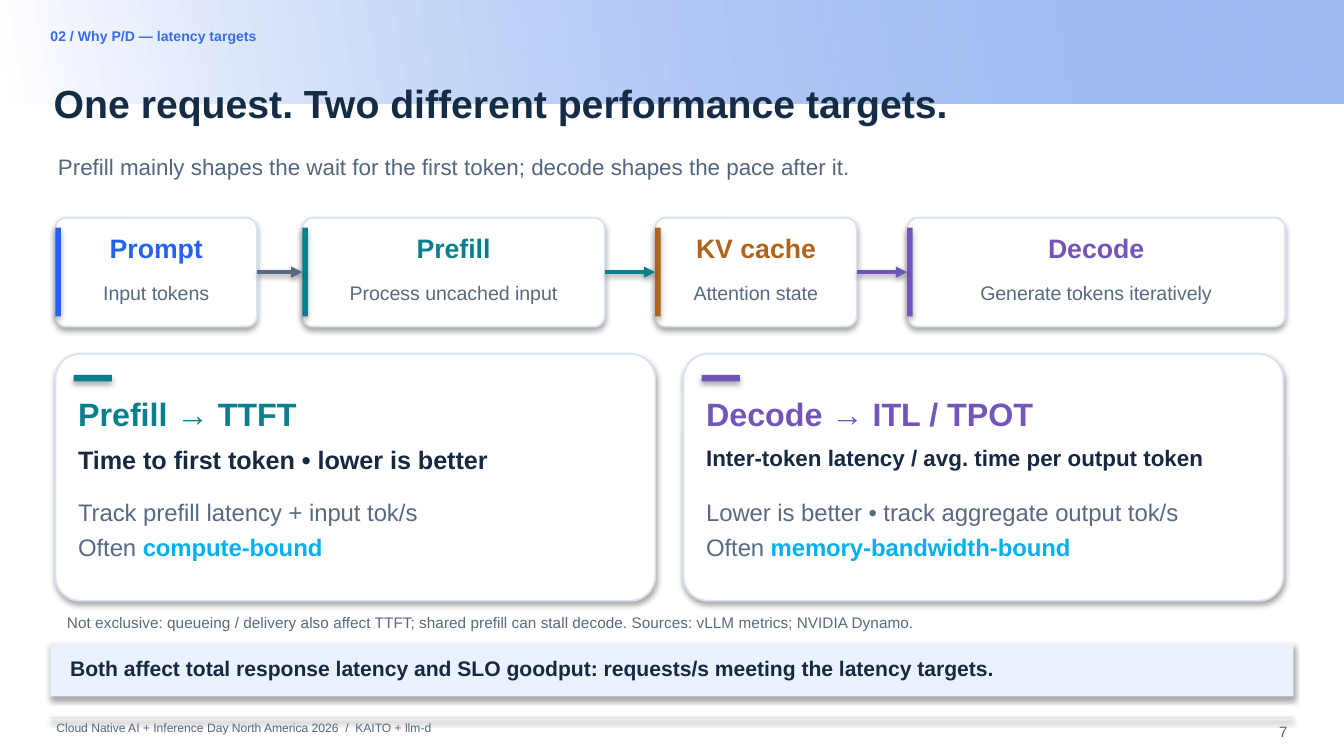
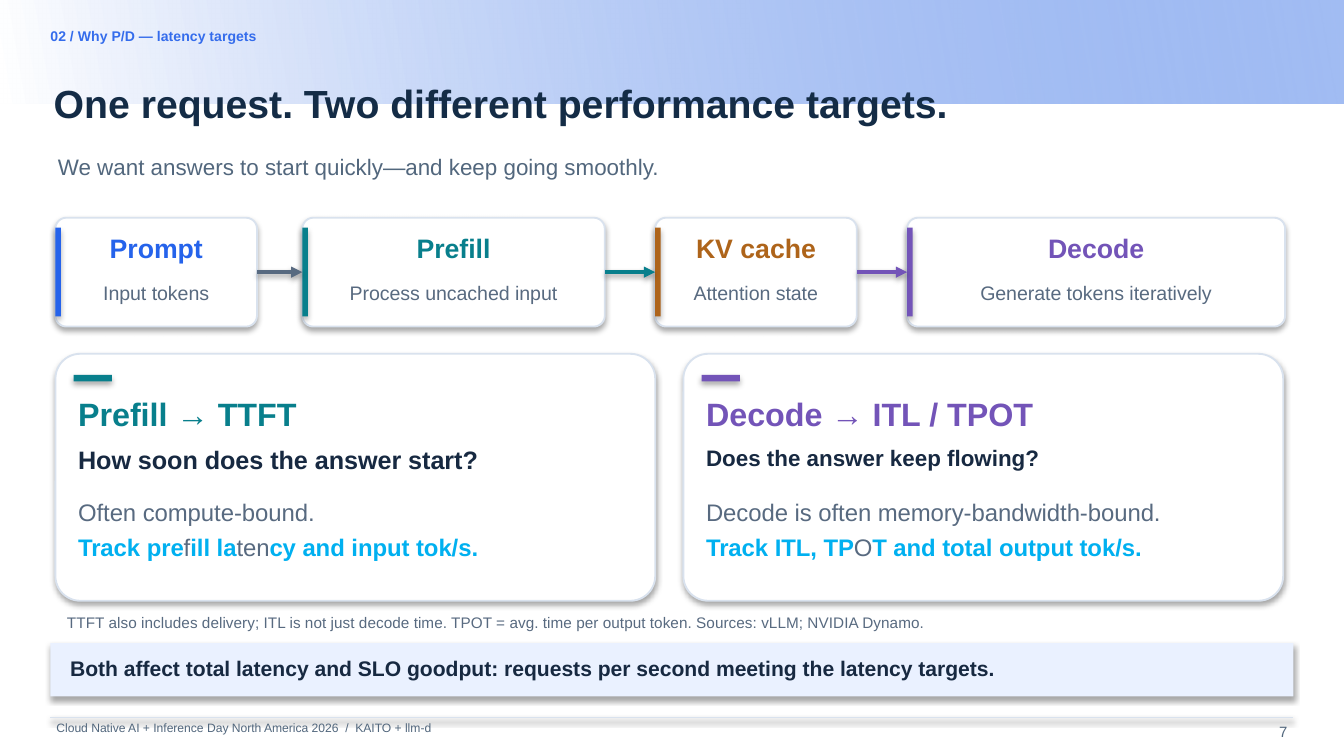
Before and after one commit to andyzhangx/demo, a slide deck: slide 7 of llm/pd-disaggregation/kubecon-na-2026-pd-disaggregation-kaito-llmd.pptx. Drawn at 1344x756 pixels with LibreOffice and Linux fonts; fonts in the diff are those of the drawing; background and template pictures are left out. Boxes give left, top, right and bottom in pixels: in the first picture for what was removed or moved away, otherwise in the second. Text is boxed around its words. In the diff, an @@ line names an element or a change of style, - is before the commit and + after.

```diff
--- a/llm/pd-disaggregation/kubecon-na-2026-pd-disaggregation-kaito-llmd.pptx
+++ b/llm/pd-disaggregation/kubecon-na-2026-pd-disaggregation-kaito-llmd.pptx
@@ text at <box>58,159,658,180</box>: text changed @@
-Prefill mainly shapes the wait for the first token; decode shapes the pace after it.
+We want answers to start quickly—and keep going smoothly.
@@ text at <box>706,449,1039,471</box>: text changed @@
-Inter-token latency / avg. time per output token
+Does the answer keep flowing?
@@ text at <box>78,450,478,470</box>: text changed @@
-Time to first token • lower is better
+How soon does the answer start?
@@ text at <box>78,503,478,561</box>: text changed; text colour #586A80 to #00B0F0; bold on @@
-Track prefill latency + input tok/s
-Often compute-bound
+Often compute-bound.
+Track prefill latency and input tok/s.
@@ text at <box>706,503,1161,561</box>: text changed @@
-Lower is better • track aggregate output tok/s
-Often memory-bandwidth-bound
+Decode is often memory-bandwidth-bound.
+Track ITL, TPOT and total output tok/s.
@@ text at <box>67,617,924,631</box>: text changed @@
-Not exclusive: queueing / delivery also affect TTFT; shared prefill can stall decode. Sources: vLLM metrics; NVIDIA Dynamo.
+TTFT also includes delivery; ITL is not just decode time. TPOT = avg. time per output token. Sources: vLLM; NVIDIA Dynamo.
@@ text at <box>70,660,994,681</box>: text changed @@
-Both affect total response latency and SLO goodput: requests/s meeting the latency targets.
+Both affect total latency and SLO goodput: requests per second meeting the latency targets.
```
Also in this commit, not shown: 48 other slides changed.
